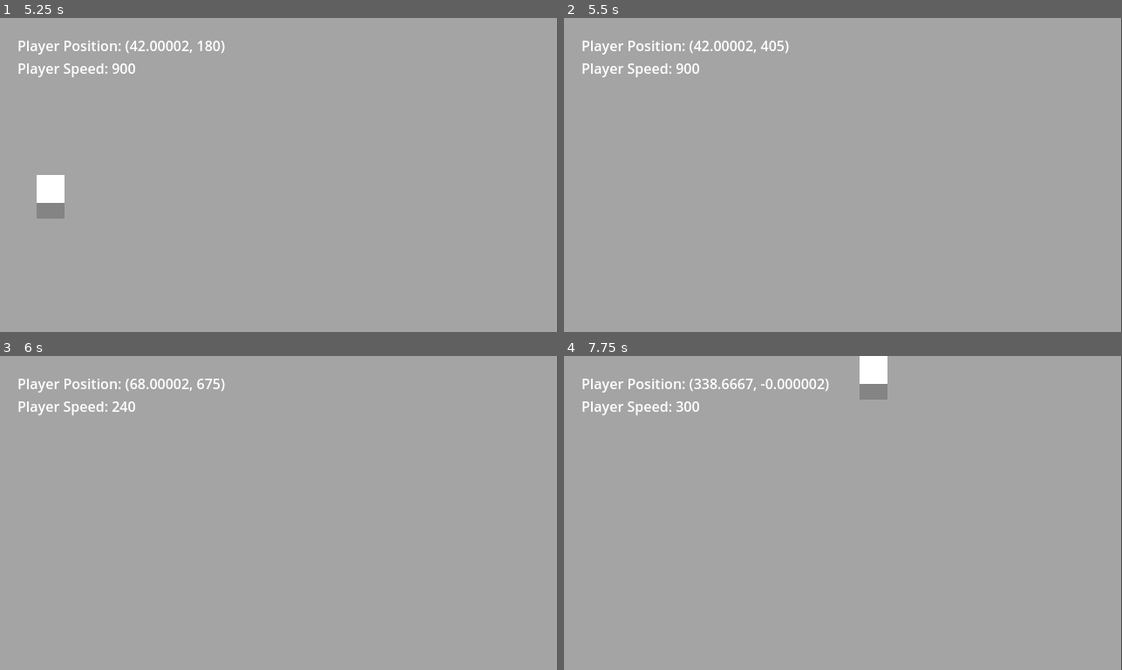
Above: before the commit, frames 1-4 (two rows, left to right).
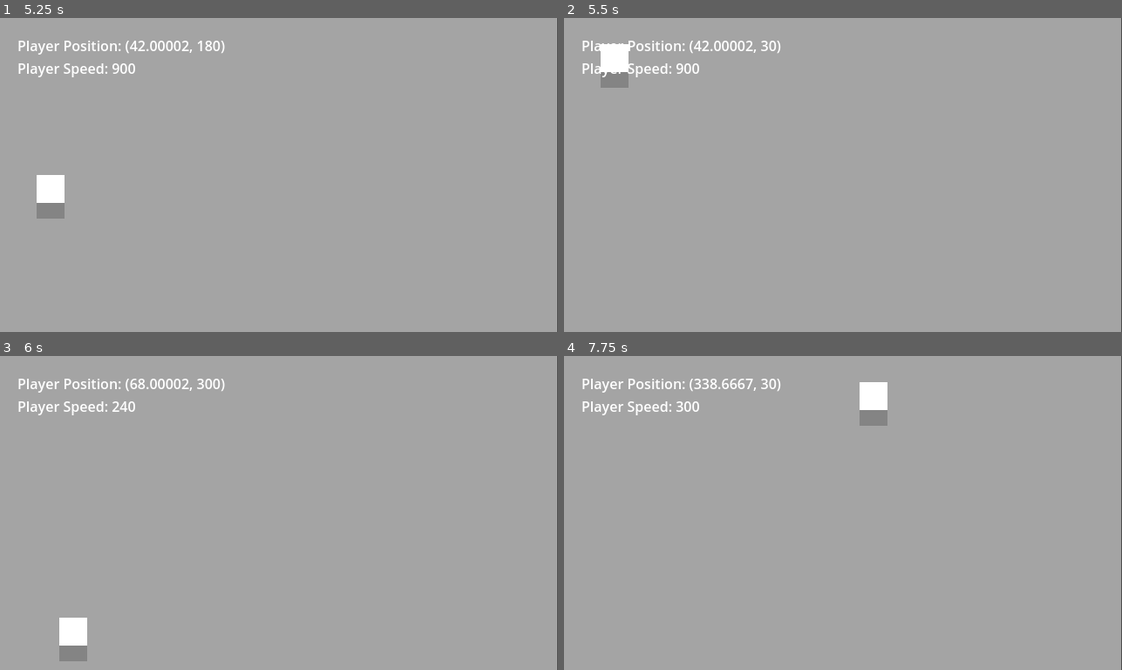
Above: after the commit, the same moments.

Repository: tung-tt/ttt-cafe
Game: Godot game, scene res://TungoTankTavern.tscn
Two runs of this game, one before a commit and one after it. Both use one fixed random seed, a clock stepped at 60 frames per second and the inputs below.
Inputs:
- Up to frame 1 (5.25 s): tap Enter at 0.5 s; hold Right (ui_right) 0.53-1.28 s; hold Shift (sprint) 0.53-1.28 s; hold Down (ui_down) 1.28-2.03 s; tap Shift (sprint) at 1.35, 2.85, 4.35 s; hold Right (ui_right) 2.03-2.78 s; hold Shift (sprint) 2.03-2.78 s; hold Up (ui_up) 2.78-3.53 s; hold Shift (sprint) 3.53-4.28 s; hold Left (ui_left) 3.53-5.03 s; hold Down (ui_down) from 5.03 s (still down); hold Shift (sprint) from 5.03 s (still down)
- Up to frame 2 (5.5 s): keep holding Down (ui_down); keep holding Shift (sprint)
- Up to frame 3 (6 s): release Down (ui_down) at 5.78 s; release Shift (sprint) at 5.78 s; hold Right (ui_right) from 5.78 s (still down); tap Shift (sprint) at 5.85 s
- Up to frame 4 (7.75 s): release Right (ui_right) at 6.53 s; hold Up (ui_up) 6.53-7.28 s; hold Shift (sprint) 6.53-7.28 s; hold Right (ui_right) from 7.28 s (still down); tap Shift (sprint) at 7.35 s

Frame 1 is identical in both runs. In frame 2, 0.7% of the frame differs, in the area x 6-41%, y 7-23%; in frame 3, 0.8%; in frame 4, 1.3%, in the area x 35-58%, y 0-23%.

Commit message:
Added Vertical room wrap, Messed with speed

Diff:
--- a/Player.gd
+++ b/Player.gd
@@ -3,7 +3,7 @@
 @export var speed = 300
 @export var sprint_multiplier = 1.5
 @export var acceleration = 1000
-@export var friction = 1000
+@export var friction = 1500
 @export var shadow_offset = Vector2(5, 15)
 
 var horizontal_velocity = 0.0
@@ -36,7 +36,6 @@
 		horizontal_velocity = move_toward(horizontal_velocity, input_vector.x * current_speed, acceleration * delta)
 	else:
 		horizontal_velocity = move_toward(horizontal_velocity, 0, friction * delta)
-
 	if input_vector.y != 0:
 		vertical_velocity = input_vector.y * current_speed
 	else:
@@ -54,6 +53,10 @@
 		global_position.x = 640
 	elif global_position.x > 640:
 		global_position.x = 0
+	if global_position.y < -30:
+		global_position.y = 360
+	elif  global_position.y > 360:
+		global_position.y = 0
 
 func update_shadow_position():
 	var shadow = $Shadow
